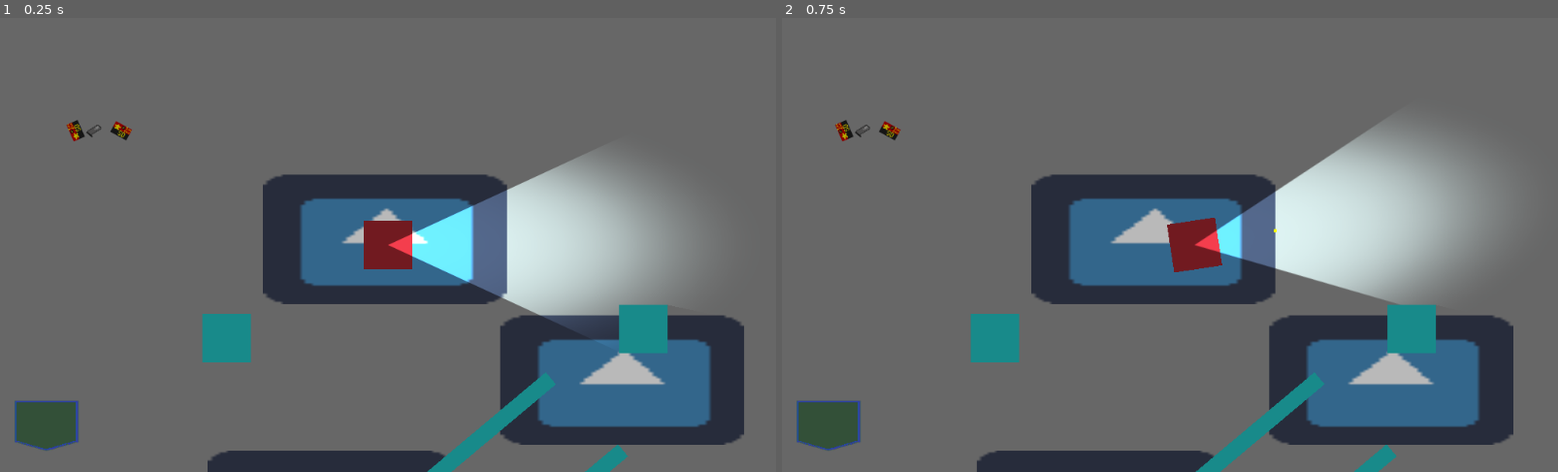
Above: before the commit, frames 1-2 (left to right).
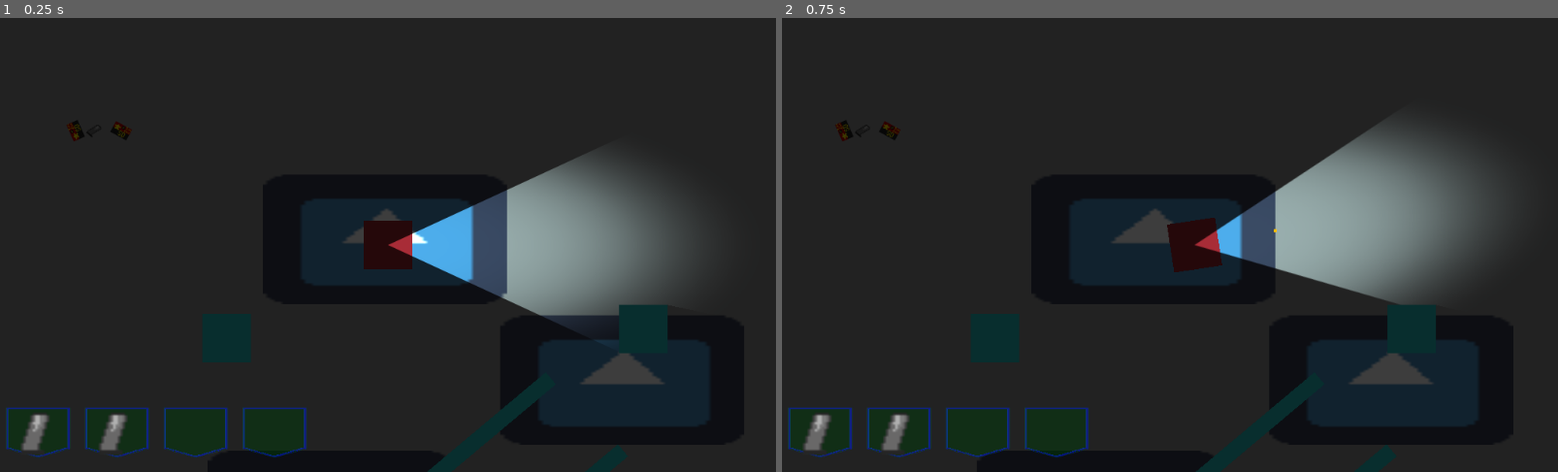
Above: after the commit, the same moments.

Repository: ghfox/overheadpoc
Game: Godot game, scene res://Scn/Room.tscn
Same seed, same stepped clock (60 frames per second), same inputs: the game is played once before the commit and once after it. The engine's default icon, where the game draws it, is replaced by a stand-in: a white triangle on a blue panel in a dark square.
Inputs (mouse positions are in pixels of both pictures, inside the frame that each line leads up to):
- Up to frame 1 (0.25 s): no input
- Up to frame 2 (0.75 s): tap Enter at 0.5 s; move the mouse to (1340, 222) at 0.52 s; hold D from 0.53 s (still down); click (1340, 222) at 0.6 s

The runs differ from the first frame. In frame 1, 100% of the frame differs, in the area x 0-100%, y 0-100%; in frame 2, 100%.

Commit message:
first pocket display

Diff:
--- a/Classes/Item.gd
+++ b/Classes/Item.gd
@@ -5,3 +5,4 @@
 var radius = 32
 var sprite = "res://Spr/sqr_red.png"
 var normal = null
+#all children should contain a type var, but the parent connot
--- /dev/null
+++ b/Scn/HUD.tscn
@@ -0,0 +1,31 @@
+[gd_scene load_steps=2 format=2]
+
+[ext_resource path="res://Scr/HUD.gd" type="Script" id=2]
+
+[node name="HUD" type="Control"]
+anchor_right = 1.0
+anchor_bottom = 1.0
+script = ExtResource( 2 )
+__meta__ = {
+"_edit_use_anchors_": false
+}
+
+[node name="PocketGrid" type="GridContainer" parent="."]
+anchor_top = 1.0
+anchor_bottom = 1.0
+margin_top = -100.0
+margin_right = 400.0
+columns = 4
+__meta__ = {
+"_edit_use_anchors_": false
+}
+
+[node name="Inventory" type="GridContainer" parent="."]
+anchor_top = 1.0
+anchor_bottom = 1.0
+margin_top = -100.0
+margin_right = 400.0
+columns = 4
+__meta__ = {
+"_edit_use_anchors_": false
+}
--- a/Scn/Player.tscn
+++ b/Scn/Player.tscn
@@ -3,7 +3,7 @@
 [ext_resource path="res://Spr/Flashlight Texture.png" type="Texture" id=1]
 [ext_resource path="res://Spr/sqr_red.png" type="Texture" id=2]
 [ext_resource path="res://Scr/Player.gd" type="Script" id=3]
-[ext_resource path="res://Spr/Gui/gui_pocket.png" type="Texture" id=4]
+[ext_resource path="res://Scn/HUD.tscn" type="PackedScene" id=5]
 
 [sub_resource type="CircleShape2D" id=1]
 radius = 49.6476
@@ -32,6 +32,11 @@
 [node name="Sprite" type="Sprite" parent="Light2D"]
 texture = ExtResource( 2 )
 
+[node name="GUI" type="CanvasLayer" parent="."]
+layer = 4
+
+[node name="HUD" parent="GUI" instance=ExtResource( 5 )]
+
 [node name="Camera2D" type="Camera2D" parent="."]
 current = true
 smoothing_enabled = true
@@ -40,19 +45,6 @@
 drag_margin_right = 0.0
 drag_margin_bottom = 0.0
 
-[node name="CanvasLayer" type="CanvasLayer" parent="Camera2D"]
-layer = 4
-
-[node name="TextureRect" type="TextureRect" parent="Camera2D/CanvasLayer"]
-margin_left = 10.6018
-margin_top = 491.247
-margin_right = 110.602
-margin_bottom = 591.247
-texture = ExtResource( 4 )
-__meta__ = {
-"_edit_use_anchors_": false
-}
-
 [node name="Shottimer" type="Timer" parent="."]
 wait_time = 0.001
 one_shot = true
--- a/Scn/Room.tscn
+++ b/Scn/Room.tscn
@@ -68,4 +68,7 @@
 scale = Vector2( 0.379221, 0.370944 )
 
 [node name="CanvasModulate" type="CanvasModulate" parent="."]
-color = Color( 0.729412, 0.729412, 0.729412, 1 )
+color = Color( 0.243137, 0.243137, 0.243137, 1 )
+
+[node name="LayerUnMod" type="CanvasLayer" parent="."]
+follow_viewport_enable = true
--- /dev/null
+++ b/Scr/HUD.gd
@@ -0,0 +1,23 @@
+extends Control
+
+var pocket_art = "res://Spr/Gui/gui_pocket.png"
+
+func _ready():
+	updatePocketGrid()
+	pass
+
+func updatePocketGrid():
+	for p in Inventory.pocket:
+		var newpocket = TextureRect.new()
+		newpocket.set_texture(load(pocket_art))
+		newpocket.set_stretch_mode(TextureRect.STRETCH_KEEP_ASPECT)
+		newpocket.set_v_size_flags(Control.SIZE_EXPAND_FILL)
+		newpocket.set_h_size_flags(Control.SIZE_EXPAND_FILL)
+		get_node("PocketGrid").add_child(newpocket)
+		if(p.type != Nothing.type):
+			var newItem = TextureRect.new()
+			newItem.set_texture(load(p.sprite))
+			newItem.set_stretch_mode(TextureRect.STRETCH_KEEP_ASPECT)
+			newItem.set_v_size_flags(Control.SIZE_EXPAND_FILL)
+			newItem.set_h_size_flags(Control.SIZE_EXPAND_FILL)
+			get_node("Inventory").add_child(newItem)
--- a/project.godot
+++ b/project.godot
@@ -62,6 +62,10 @@
 AudioManager="*res://Singletons/AudioManager.gd"
 Inventory="*res://Singletons/Inventory.gd"
 
+[display]
+
+window/stretch/aspect="keep"
+
 [rendering]
 
 environment/default_environment="res://default_env.tres"
